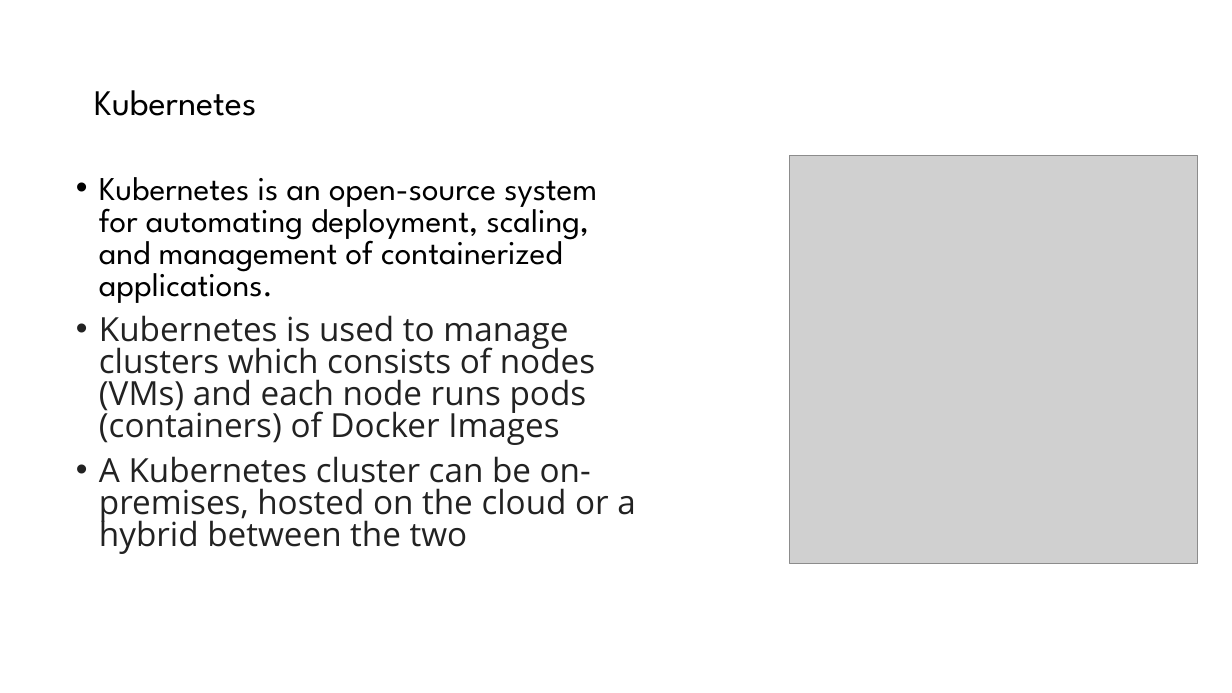
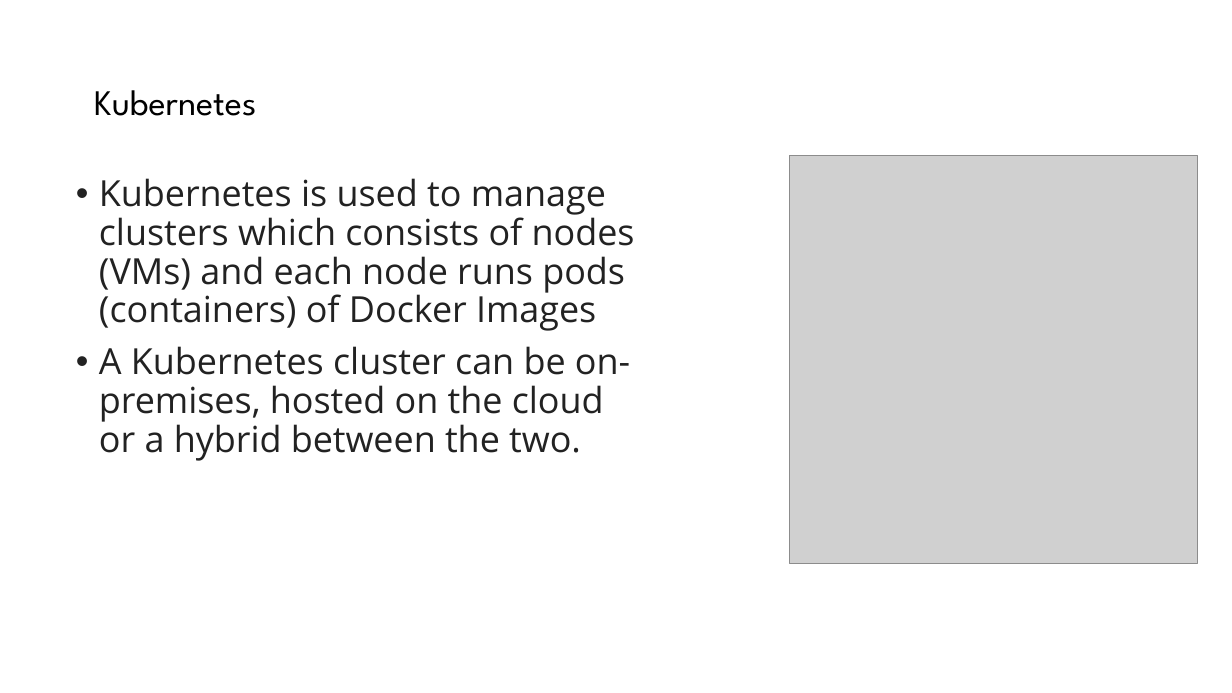
Before and after one commit to Uni-Systems-SMSA/DevOps_Sample_Case, a slide deck: slide 8 of Intership Presentation/DevOps_sample_draft_290823.pptx. Drawn at 1232x693 pixels with LibreOffice and Linux fonts; fonts in the diff are those of the drawing; grey boxes stand for pictures; background and template pictures are left out. Boxes give left, top, right and bottom in pixels: in the first picture for what was removed or moved away, otherwise in the second. Text is boxed around its words. In the diff, an @@ line names an element or a change of style, - is before the commit and + after.

```diff
--- a/Intership Presentation/DevOps_sample_draft_290823.pptx
+++ b/Intership Presentation/DevOps_sample_draft_290823.pptx
@@ text at (x1=99, y1=177, x2=597, y2=303): paragraph removed @@
-• Kubernetes is an open-source system for automating deployment, scaling, and management of containerized applications.
@@ text at (x1=99, y1=178, x2=635, y2=331): size 25.9 to 28 pt in "Kubernetes is used to manage clusters which ..."; line spacing 0.8 to 0.9 @@
@@ text at (x1=99, y1=346, x2=630, y2=461): text changed; size 25.9 to 28 pt @@
-• A Kubernetes cluster can be on-premises, hosted on the cloud or a hybrid between the two
+• A Kubernetes cluster can be on-premises, hosted on the cloud or a hybrid between the two.
```
Also in this commit, not shown: 4 other slides changed.
